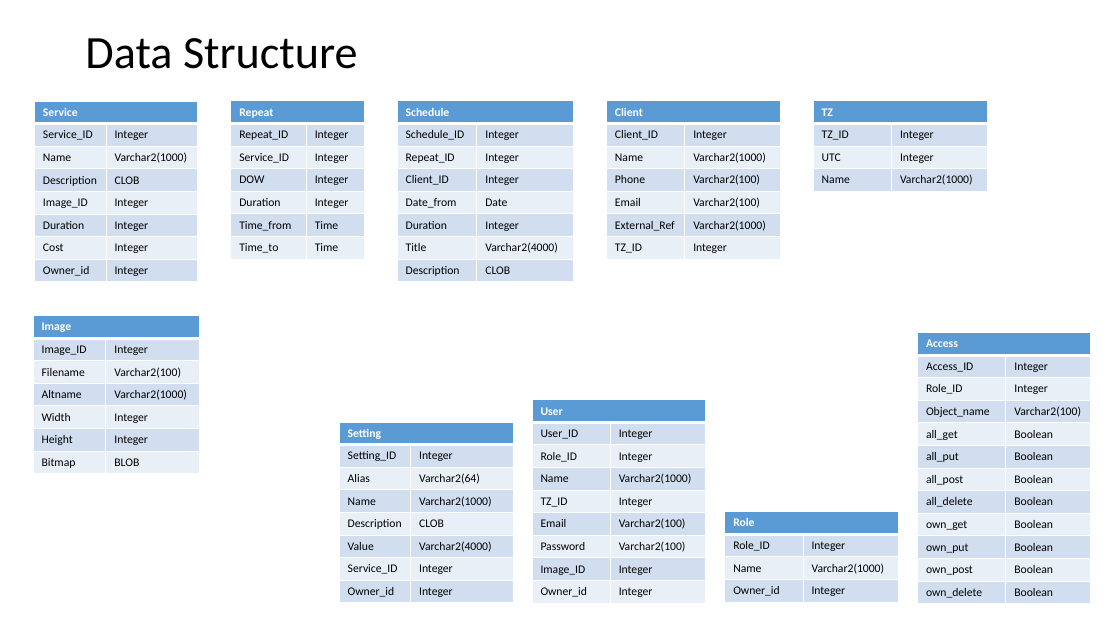
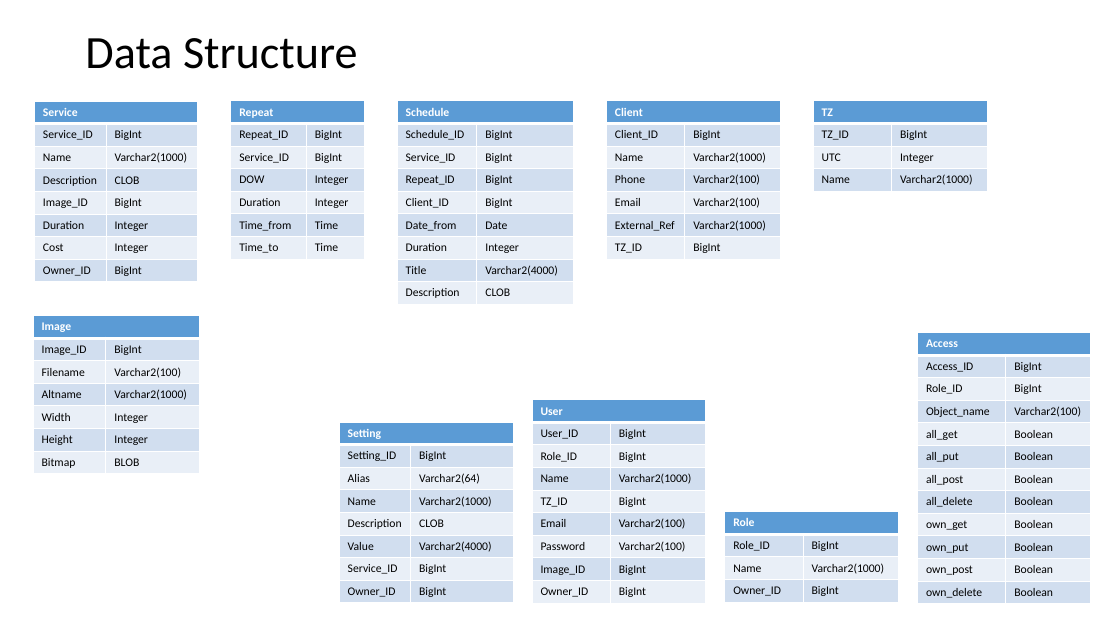
Before and after one commit to grigory-lobkov/timerec, a slide deck: slide 2 of src/main/webapp/TimeRec.pptx. Drawn at 1120x630 pixels with LibreOffice and Linux fonts; fonts in the diff are those of the drawing. Boxes give left, top, right and bottom in pixels: in the first picture for what was removed or moved away, otherwise in the second. Text is boxed around its words. In the diff, an @@ line names an element or a change of style, - is before the commit and + after.

```diff
--- a/src/main/webapp/TimeRec.pptx
+++ b/src/main/webapp/TimeRec.pptx
@@ table at (34,101,197,280) @@
-row 2, column 2: Integer
+row 2, column 2: BigInt
-row 5, column 2: Integer
+row 5, column 2: BigInt
-row 8, column 1: Owner_id
+row 8, column 1: Owner_ID
-row 8, column 2: Integer
+row 8, column 2: BigInt
@@ table at (231,101,365,258) @@
-row 2, column 2: Integer
+row 2, column 2: BigInt
-row 3, column 2: Integer
+row 3, column 2: BigInt
@@ table at (397,101,574,302) @@
-row 2: Schedule_ID | Integer
-row 3: Repeat_ID | Integer
-row 4: Client_ID | Integer
+row 2: Schedule_ID | BigInt
+row 3: Service_ID | BigInt
+row 4: Repeat_ID | BigInt
+row 5: Client_ID | BigInt
@@ table at (607,101,781,258) @@
-row 2, column 2: Integer
+row 2, column 2: BigInt
-row 7, column 2: Integer
+row 7, column 2: BigInt
@@ table at (813,101,987,191) @@
-row 2, column 2: Integer
+row 2, column 2: BigInt
@@ table at (34,316,200,473) @@
-row 2, column 2: Integer
+row 2, column 2: BigInt
@@ table at (918,333,1091,602) @@
-row 2, column 2: Integer
+row 2, column 2: BigInt
-row 3, column 2: Integer
+row 3, column 2: BigInt
@@ table at (532,400,706,602) @@
-row 2, column 2: Integer
+row 2, column 2: BigInt
-row 3, column 2: Integer
+row 3, column 2: BigInt
-row 5, column 2: Integer
+row 5, column 2: BigInt
-row 8, column 2: Integer
+row 8, column 2: BigInt
-row 9, column 1: Owner_id
+row 9, column 1: Owner_ID
-row 9, column 2: Integer
+row 9, column 2: BigInt
@@ table at (339,423,513,602) @@
-row 2, column 2: Integer
+row 2, column 2: BigInt
-row 7, column 2: Integer
+row 7, column 2: BigInt
-row 8, column 1: Owner_id
+row 8, column 1: Owner_ID
-row 8, column 2: Integer
+row 8, column 2: BigInt
@@ table at (725,512,899,602) @@
-row 2, column 2: Integer
+row 2, column 2: BigInt
-row 4, column 1: Owner_id
+row 4, column 1: Owner_ID
-row 4, column 2: Integer
+row 4, column 2: BigInt
```
Also in this commit, not shown: 9 other files.
